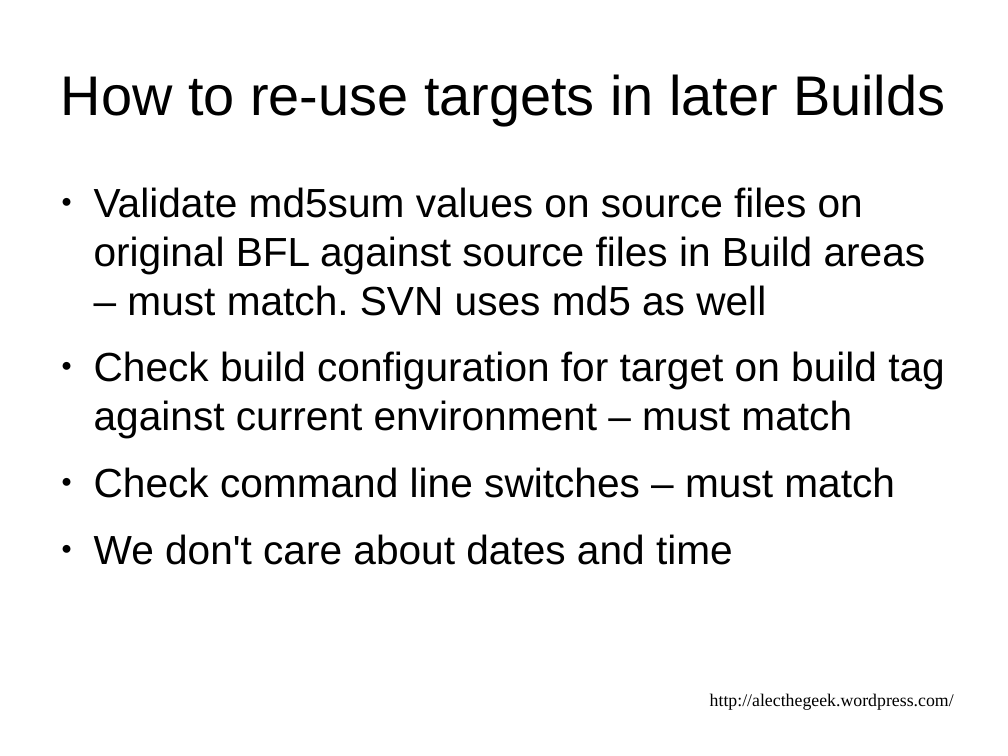
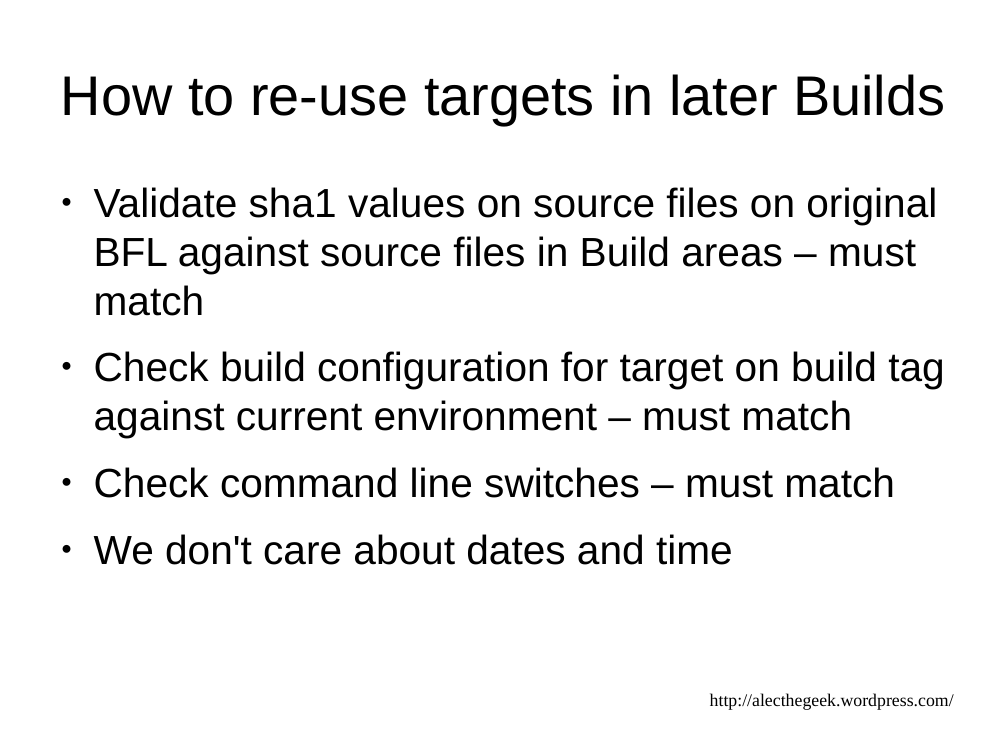
Before and after one commit to alecthegeek/gitbuilding, a slide deck: slide 33 of DevOpsDownUnderPresentation.odp (slide 29 before the commit). Drawn at 1008x756 pixels with LibreOffice and Linux fonts; fonts in the diff are those of the drawing. Boxes give left, top, right and bottom in pixels: in the first picture for what was removed or moved away, otherwise in the second. Text is boxed around its words. In the diff, an @@ line names an element or a change of style, - is before the commit and + after.

```diff
--- a/DevOpsDownUnderPresentation.odp
+++ b/DevOpsDownUnderPresentation.odp
@@ text at [94, 187, 937, 316]: text changed @@
-● Validate md5sum values on source files on original BFL against source files in Build areas – must match. SVN uses md5 as well
+● Validate sha1 values on source files on original BFL against source files in Build areas – must match
```
Also in this commit, not shown: 16 other slides changed, 4 slides added.
